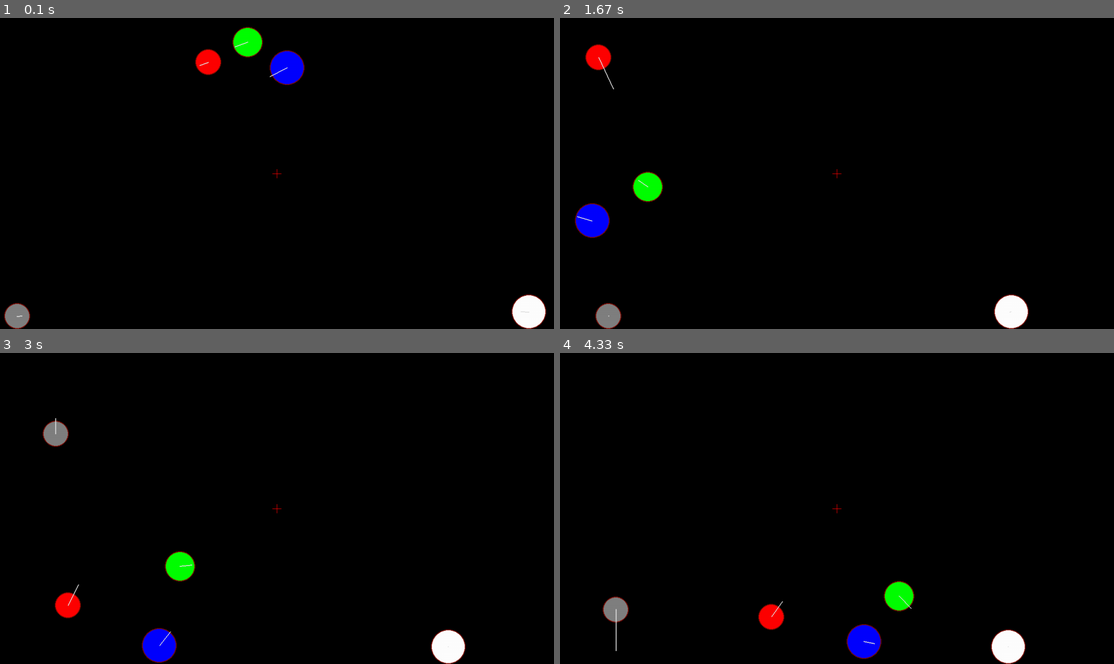
Above: before the commit, frames 1-4 (two rows, left to right).
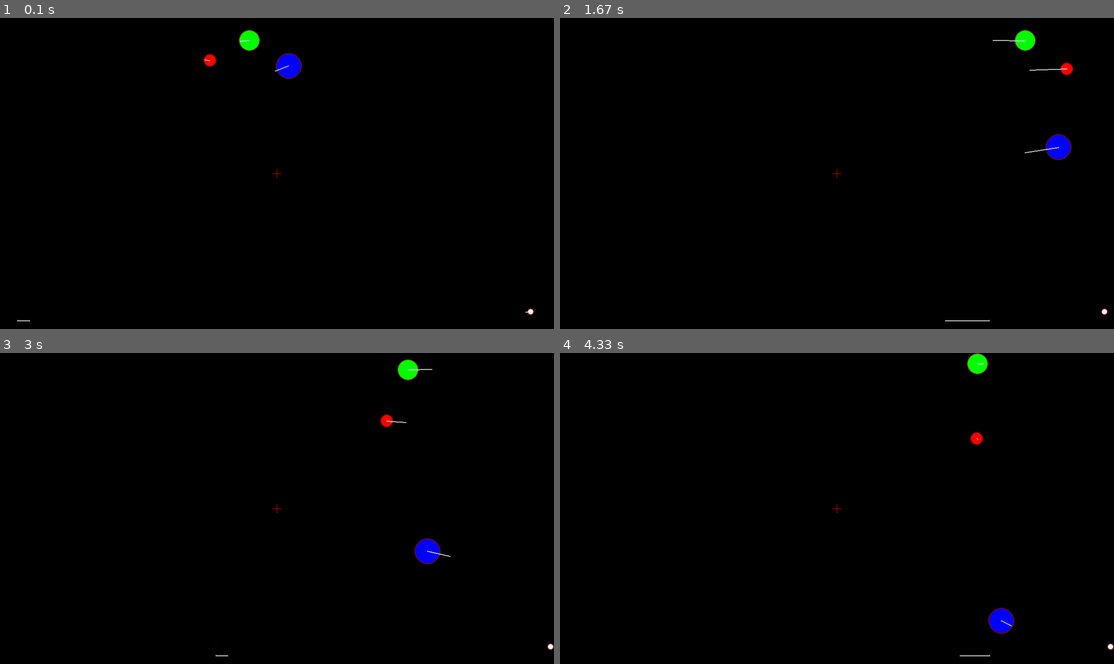
Above: after the commit, the same moments.

Repository: Archasmiel/pygame_bouncing-physics-ball
Game: pygame game, started from start.py
Two runs of this game, one before a commit and one after it. Both use one fixed random seed, a clock stepped at 60 frames per second and the inputs below.
Inputs:
- Up to frame 1 (0.1 s): no input
- Up to frame 2 (1.67 s): no input
- Up to frame 3 (3 s): no input
- Up to frame 4 (4.33 s): no input

The runs differ from the first frame. In frame 1, 1.7% of the frame differs, in the area x 0-99%, y 2-100%; in frame 2, 2.9%, in the area x 2-99%, y 3-100%; in frame 3, 2.8%; in frame 4, 2.8%.

Commit message:
Upload 13.03.2022 - code cleaning

Diff:
--- a/libs/objects.py
+++ b/libs/objects.py
@@ -41,6 +41,18 @@
     def check_bounds(coord, coord_check, bound):
         return coord_check - bound < coord < coord_check + bound
 
+    @staticmethod
+    def update_coordinates(coord, speed, mini, maxi, k):
+        if abs(speed) < 10 ** -8:
+            speed = 0
+        if coord < mini:
+            speed *= -k
+            coord = mini
+        elif coord > maxi:
+            speed *= -k
+            coord = maxi
+        return coord, speed
+
     def normalizing_balls(self, ball, v1, v2, dist):
         angle = atan(v2.y - v1.y / v2.x - v1.x)
         inequality = self.r + ball.r - dist
@@ -68,8 +80,6 @@
                 self.physics.vx, self.physics.vy = vaf[0], vaf[1]
                 ball.physics.vx, ball.physics.vy = vbf[0], vbf[1]
 
-
-
     def update_friction(self, screen):
         speed_mod = (self.physics.vx**2 + self.physics.vy**2) ** 0.5
         speed_rvect = self.physics.vx/speed_mod, self.physics.vy/speed_mod
@@ -85,24 +95,6 @@
         else:
             self.physics.afry = 0
 
-    def draw_ball(self, screen):
-        pygame.draw.circle(screen, self.color, (round(self.physics.x), round(self.physics.y)), self.r)
-        pygame.draw.circle(screen, (128, 12, 0), (round(self.physics.x), round(self.physics.y)), self.r, 2)
-        pygame.draw.line(screen, (225, 225, 225), (self.physics.x, self.physics.y),
-                         (self.physics.x + self.physics.vx / 10, self.physics.y + self.physics.vy / 10), 2)
-
-    @staticmethod
-    def update_coordinates(coord, speed, mini, maxi, k):
-        if abs(speed) < 10 ** -8:
-            speed = 0
-        if coord <= mini:
-            speed *= -k
-            coord = mini
-        elif coord >= maxi:
-            speed *= -k
-            coord = maxi
-        return coord, speed
-
     def update_ball(self, screen, dt):
 
         self.physics.gravity_update_x(dt)
@@ -112,3 +104,9 @@
         self.physics.gravity_update_y(dt)
         self.physics.y, self.physics.vy = self.update_coordinates(self.physics.y, self.physics.vy, self.r,
                                                                   screen.get_height() - self.r, self.physics.ky)
+
+    def draw_ball(self, screen):
+        pygame.draw.circle(screen, self.color, (round(self.physics.x), round(self.physics.y)), self.r)
+        pygame.draw.circle(screen, (128, 12, 0), (round(self.physics.x), round(self.physics.y)), self.r, 2)
+        pygame.draw.line(screen, (225, 225, 225), (self.physics.x, self.physics.y),
+                         (self.physics.x + self.physics.vx / 10, self.physics.y + self.physics.vy / 10), 2)
--- a/start.py
+++ b/start.py
@@ -5,18 +5,18 @@
 from libs.objects import Ball
 from libs.physics import Physics
 
-UPDATING = 5
+UPDATING = 10
 FPS = 100
 W, H = 1280, 720
 
 surrounding = (0.2,  0.2)
-acceleration = (0, 0)
+acceleration = (981, -981)
 friction = 0.1
-ball1 = Ball('id1', 30, 10, GREY, Physics((20, H-20), (200, 0), acceleration, surrounding, friction))
-ball2 = Ball('id2', 40, 10, WHITE, Physics((W-40, H-40), (-200, 0), acceleration, surrounding, friction))
-ball3 = Ball('id3', 30, 250, RED, Physics((500, 100), (-200, -20), acceleration, surrounding, friction))
-ball4 = Ball('id4', 35, 350, GREEN, Physics((600, 50), (-300, 20), acceleration, surrounding, friction))
-ball5 = Ball('id5', 40, 450, BLUE, Physics((700, 100), (-400, 120), acceleration, surrounding, friction))
+ball1 = Ball('id1', 2, 10, GREY, Physics((20, H-20), (200, 0), acceleration, surrounding, friction))
+ball2 = Ball('id2', 8, 40, WHITE, Physics((W-40, H-40), (-200, 0), acceleration, surrounding, friction))
+ball3 = Ball('id3', 15, 75, RED, Physics((500, 100), (-200, -20), acceleration, surrounding, friction))
+ball4 = Ball('id4', 25, 125, GREEN, Physics((600, 50), (-300, 20), acceleration, surrounding, friction))
+ball5 = Ball('id5', 30, 150, BLUE, Physics((700, 100), (-400, 120), acceleration, surrounding, friction))
 balls = [ball1, ball2, ball3, ball4, ball5]
 
 
@@ -28,8 +28,6 @@
                     i.collide_with(j)
         for i in balls:
             i.update_friction(screen)
-            # if i.ident == 'id1':
-            #     print(i.physics.get_tuple())
             i.update_ball(screen, dt/UPDATING)
 
 
@@ -37,14 +35,16 @@
     screen.fill(BLACK.color)
     for i in balls:
         i.draw_ball(screen)
-    pygame.draw.line(screen, RED.color, (W//2+10*math.cos(-math.pi/2), H//2+10*math.sin(-math.pi/2)),
+    pygame.draw.line(screen, RED.color,
+                     (W//2+10*math.cos(-math.pi/2), H//2+10*math.sin(-math.pi/2)),
                      (W//2+10*math.cos(math.pi/2), H//2+10*math.sin(math.pi/2)))
-    pygame.draw.line(screen, RED.color, (W//2+10*math.cos(0), H//2+10*math.sin(0)),
+    pygame.draw.line(screen, RED.color,
+                     (W//2+10*math.cos(0), H//2+10*math.sin(0)),
                      (W//2+10*math.cos(math.pi), H//2+10*math.sin(math.pi)))
     pygame.display.flip()
 
 
-def run():
+def main():
     pygame.init()
     screen = pygame.display.set_mode((W, H))
 
@@ -65,9 +65,5 @@
         time_last = time.time()
 
 
-def main():
-    run()
-
-
 if __name__ == '__main__':
     main()
